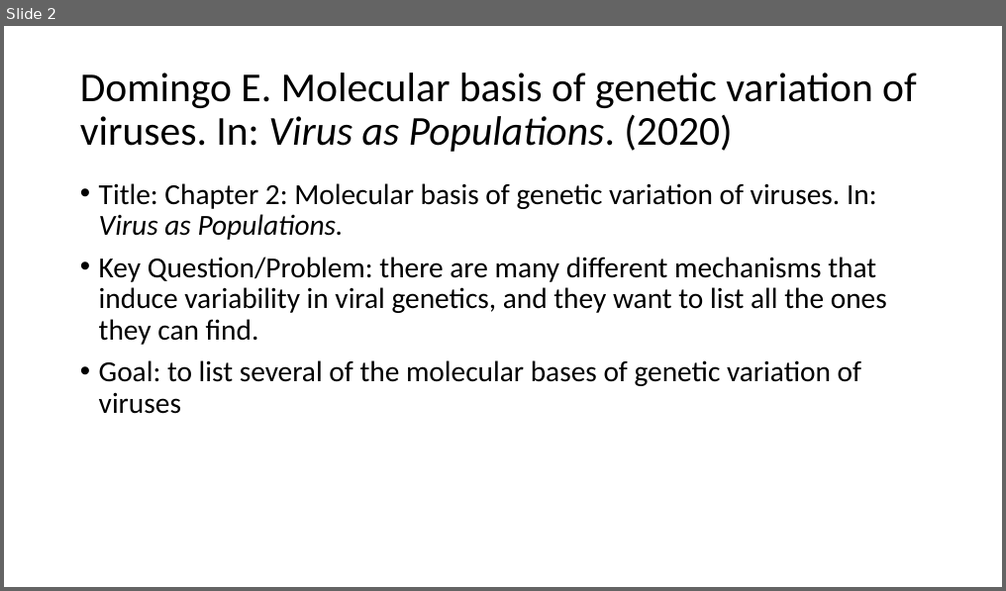
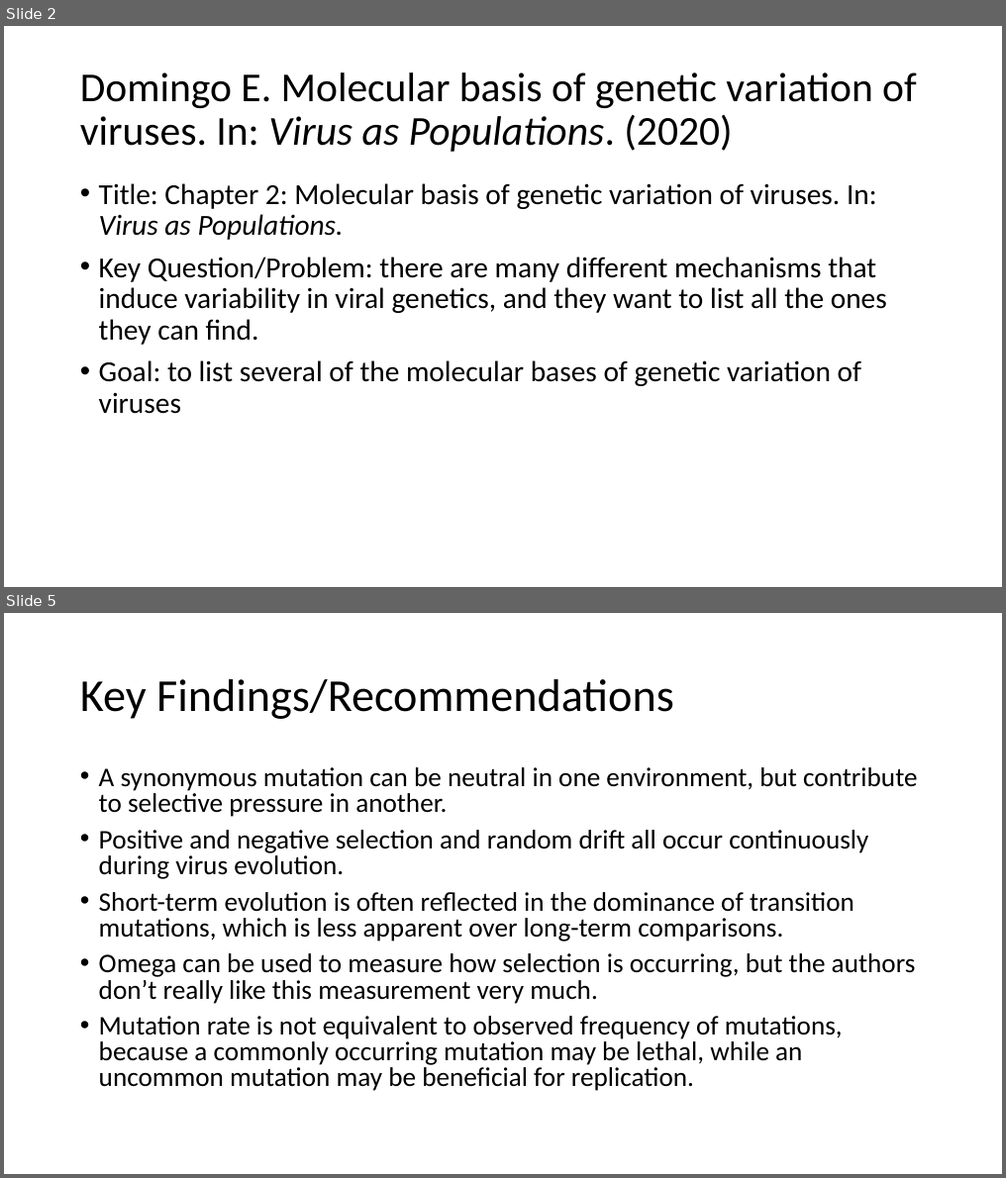
Before and after one commit to wzbillings/EPID-8200, a slide deck: Assignments/ZB-Week3-Readings.pptx. Shown one above the other, each under a label of ours: slide 2 before the commit, slides 2 and 5 after it; the slides between them are not shown. The pictures are 1006x591 and 1006x1178 pixels, drawn with LibreOffice and Linux fonts; fonts in the diff are those of the drawing. Boxes give left, top, right and bottom in pixels: in the first picture for what was removed or moved away, otherwise in the second. Text is boxed around its words. In the diff, an @@ line names an element or a change of style, - is before the commit and + after.

```diff
--- a/Assignments/ZB-Week3-Readings.pptx
+++ b/Assignments/ZB-Week3-Readings.pptx
@@ slide 5 added at <box>4,613,1002,1174</box>, background #FFFFFF @@
@@ title added at <box>80,679,674,719</box>, 44 pt, text #000000 @@
+Key Findings/Recommendations
@@ text added at <box>99,767,917,1091</box>, 25.9 pt, text #000000 @@
+• A synonymous mutation can be neutral in one environment, but contribute to selective pressure in another.
+• Positive and negative selection and random drift all occur continuously during virus evolution.
+• Short-term evolution is often reflected in the dominance of transition mutations, which is less apparent over long-term comparisons.
+• Omega can be used to measure how selection is occurring, but the authors don’t really like this measurement very much.
+• Mutation rate is not equivalent to observed frequency of mutations, because a commonly occurring mutation may be lethal, while an uncommon mutation may be beneficial for replication.
```
Also in this commit, not shown: 1 slide changed, 9 other slides added, 2 slides removed.
